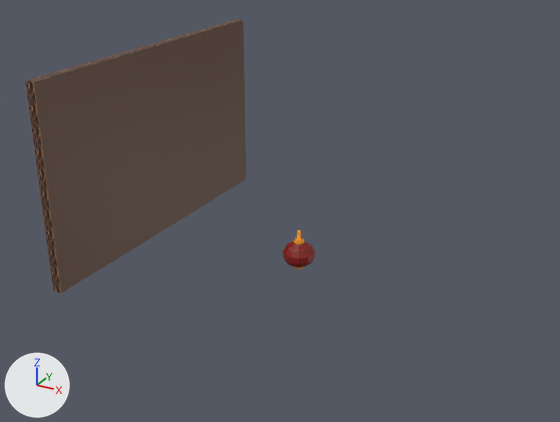
A saved change to the Blender file Assets/Meshes/Source/Levels.blend.
One viewpoint serves both versions: a camera (50 mm lens) standing at (19.2, -37.2, 21.3) and looking at (-0.6, -1.3, 3.3). Every picture has the same lights, and +X, +Y and +Z are marked at lower left.
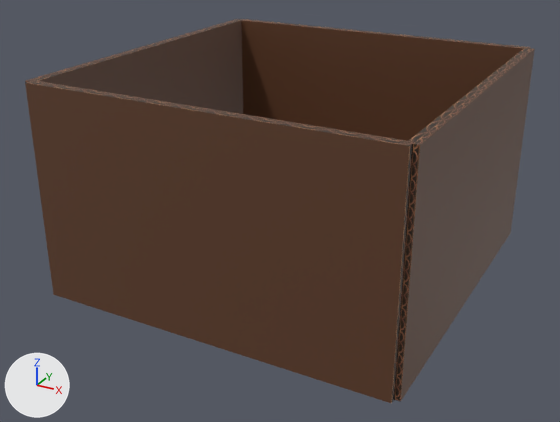
Location of each change, (x1, y1, x2, y2) in pixels of the pictures (560 x 422 px):
```json
{"object": "Cube.001", "change": "shown", "after": [25, 80, 414, 403], "on screen": "brown"}
{"object": "Cube.006", "change": "added", "after": [394, 48, 535, 402], "on screen": "brown"}
{"object": "Cube.005", "change": "added", "after": [240, 19, 530, 141], "on screen": "brown"}
{"object": "Sphere", "change": "hidden", "before": [283, 230, 315, 269], "on screen": "red"}
{"object": "Cube.002", "change": "unchanged, covered by the edit", "before": [25, 19, 246, 293], "after": [25, 19, 243, 114]}
```

The change, as JSON lines over the scene's bpy script:
```json
{"op": "remove", "block": "ob_cube", "code": "ob_cube.hide_set(True)"}
{"op": "remove", "block": "ob_cube_001", "code": "ob_cube_001.hide_set(True)"}
{"op": "add", "block": "ob_sphere", "code": "ob_sphere.hide_set(True)"}
{"op": "add", "block": "ob_cube_006", "code": ["ob_cube_006 = bpy.data.objects.new('Cube.006', me_cube_002)", "ob_cube_006.location = (10.0, 0.0, 5.7)", "ob_cube_006.rotation_euler = (0.0, 0.0, -1.571)  # degrees (0, 0, -90)", "ob_cube_006.scale = (9.97, 0.288, 5.98)"]}
{"op": "add", "block": "ob_cube_005", "code": ["ob_cube_005 = bpy.data.objects.new('Cube.005', me_cube_002)", "ob_cube_005.location = (0.0, 10.0, 5.7)", "ob_cube_005.rotation_euler = (0.0, 0.0, -3.142)  # degrees (0, 0, -180)", "ob_cube_005.scale = (9.97, 0.288, 5.98)"]}
```
